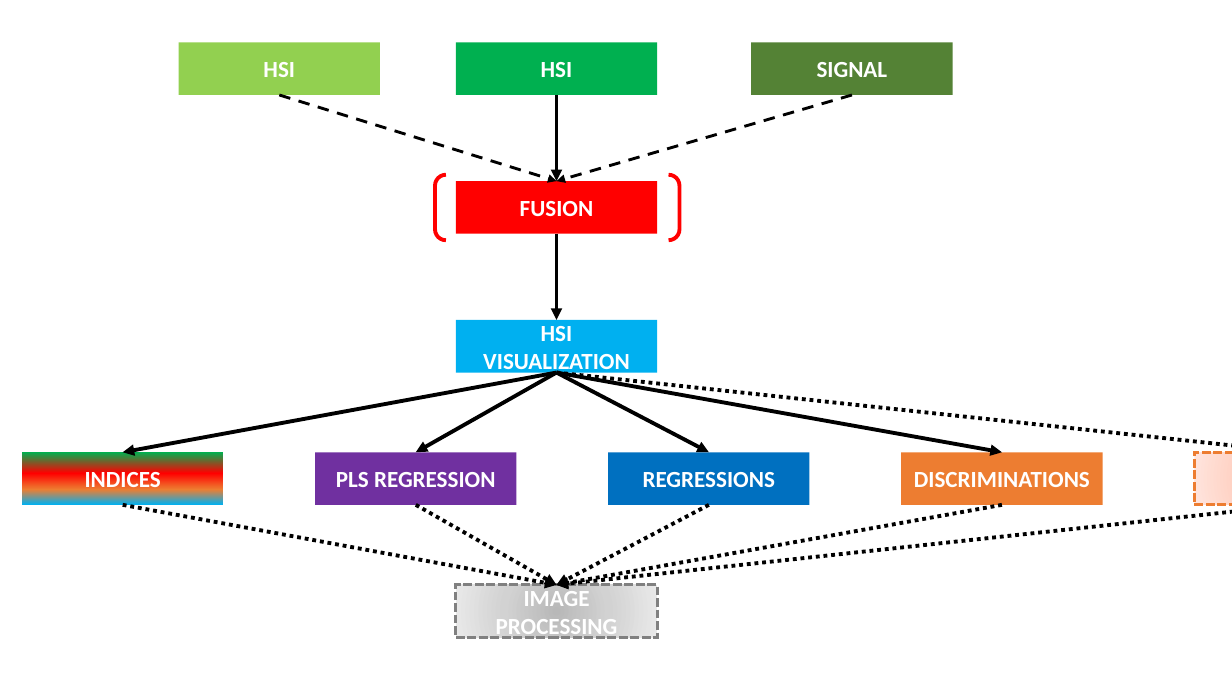
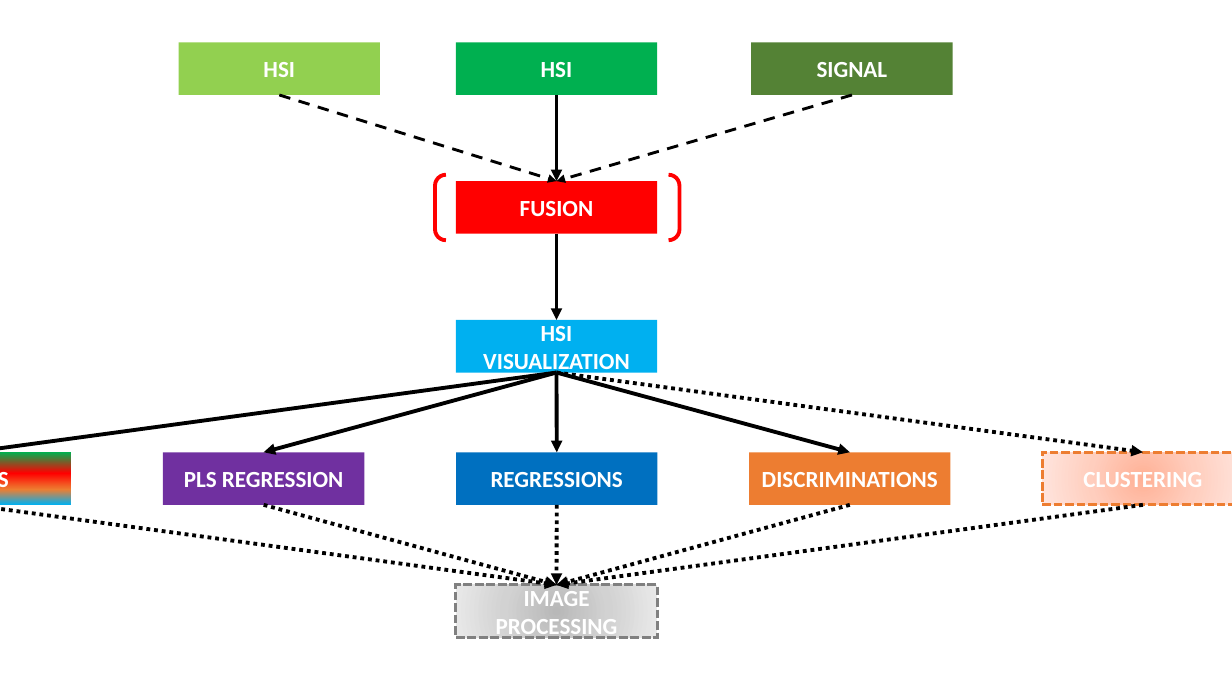
Before and after one commit to JacqKevin/JacqKevin.github.io, a slide deck: slide 1 of Matlab.pptx. Drawn at 1232x693 pixels with LibreOffice and Linux fonts; fonts in the diff are those of the drawing. Boxes give left, top, right and bottom in pixels: in the first picture for what was removed or moved away, otherwise in the second. Text is boxed around its words. In the diff, an @@ line names an element or a change of style, - is before the commit and + after.

```diff
--- a/Matlab.pptx
+++ b/Matlab.pptx
@@ arrow moved from (556, 372) - (123, 452) to (556, 372) - (0, 452) @@
@@ arrow moved from (556, 372) - (416, 452) to (556, 372) - (263, 452) @@
@@ arrow moved from (556, 372) - (1232, 452) to (556, 372) - (1143, 452) @@
@@ arrow moved from (556, 372) - (1002, 452) to (556, 372) - (850, 452) @@
@@ arrow moved from (556, 372) - (709, 452) to (556, 372) - (557, 452) @@
@@ 5 rectangles moved together from (x1=22, y1=452, x2=1232, y2=505) to (x1=0, y1=452, x2=1232, y2=505) @@
@@ arrow moved from (123, 505) - (556, 585) to (0, 505) - (556, 585) @@
@@ arrow moved from (416, 505) - (556, 585) to (263, 505) - (556, 585) @@
@@ arrow moved from (1232, 505) - (556, 585) to (1143, 505) - (556, 585) @@
@@ arrow moved from (1002, 505) - (556, 585) to (850, 505) - (556, 585) @@
@@ arrow moved from (709, 505) - (556, 585) to (557, 505) - (556, 585) @@
```
